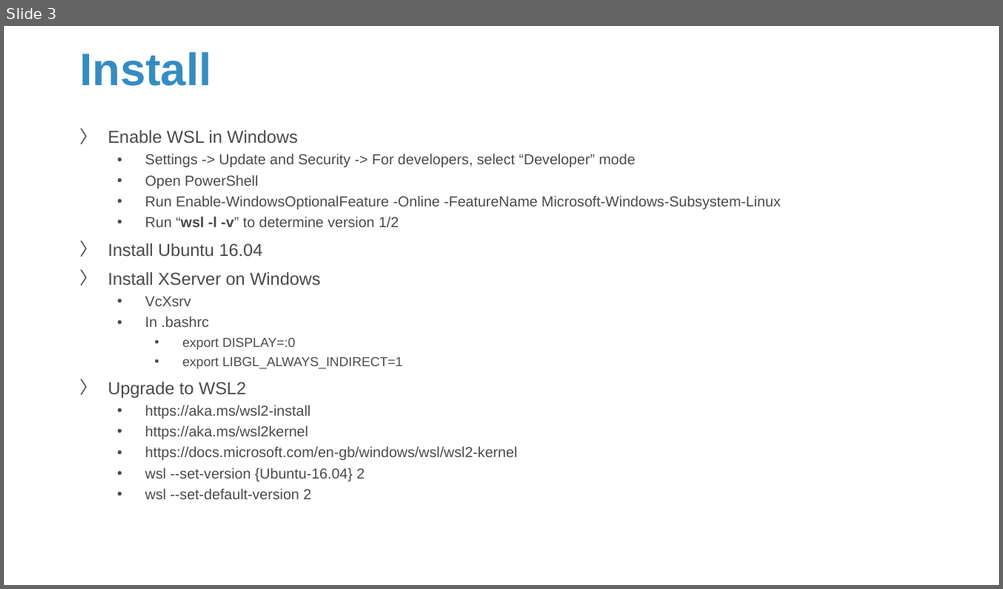
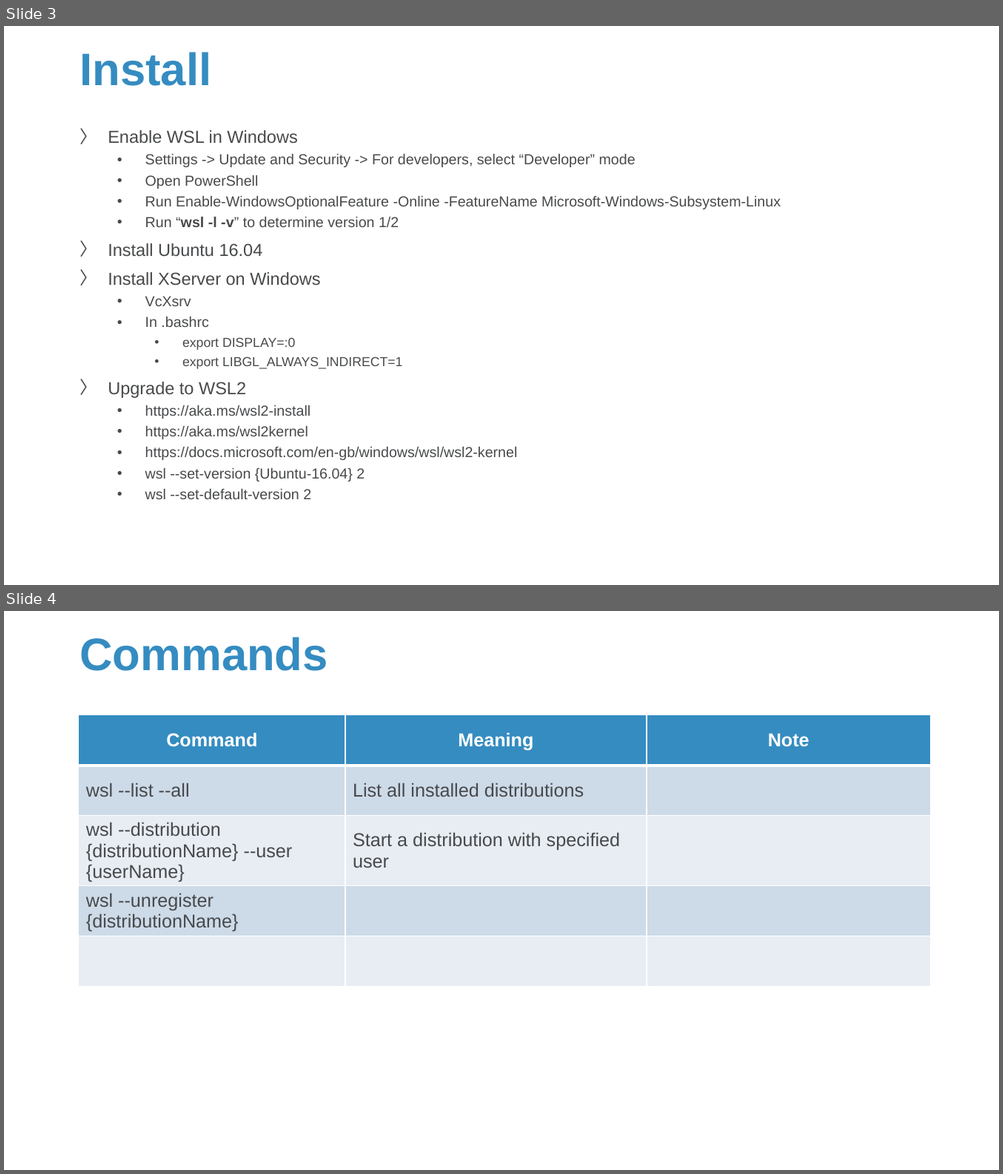
Before and after one commit to Sparks-Lu/TechNotes, a slide deck: Linux/WSL_Notes.pptx. Shown one above the other, each under a label of ours: slide 3 before the commit, slides 3 and 4 after it. The pictures are 1003x589 and 1003x1174 pixels, drawn with LibreOffice and Linux fonts; fonts in the diff are those of the drawing; background and template pictures are left out. Boxes give left, top, right and bottom in pixels: in the first picture for what was removed or moved away, otherwise in the second. Text is boxed around its words. In the diff, an @@ line names an element or a change of style, - is before the commit and + after.

```diff
--- a/Linux/WSL_Notes.pptx
+++ b/Linux/WSL_Notes.pptx
@@ slide 4 added at [4,611,999,1170], background picture (left out) @@
@@ title added at [79,637,327,671], 44 pt, text #358CC1, bold @@
+Commands
@@ table added at [79,715,930,991], 5 rows, 3 columns @@
+Command | Meaning | Note
+wsl --list --all | List all installed distributions | 
+wsl --distribution {distributionName} --user {userName} | Start a distribution with specified user | 
+wsl --unregister {distributionName} |  | 
+ |  | 
```
Also in this commit, not shown: 3 slides changed, 1 other slide added, 1 other file.
